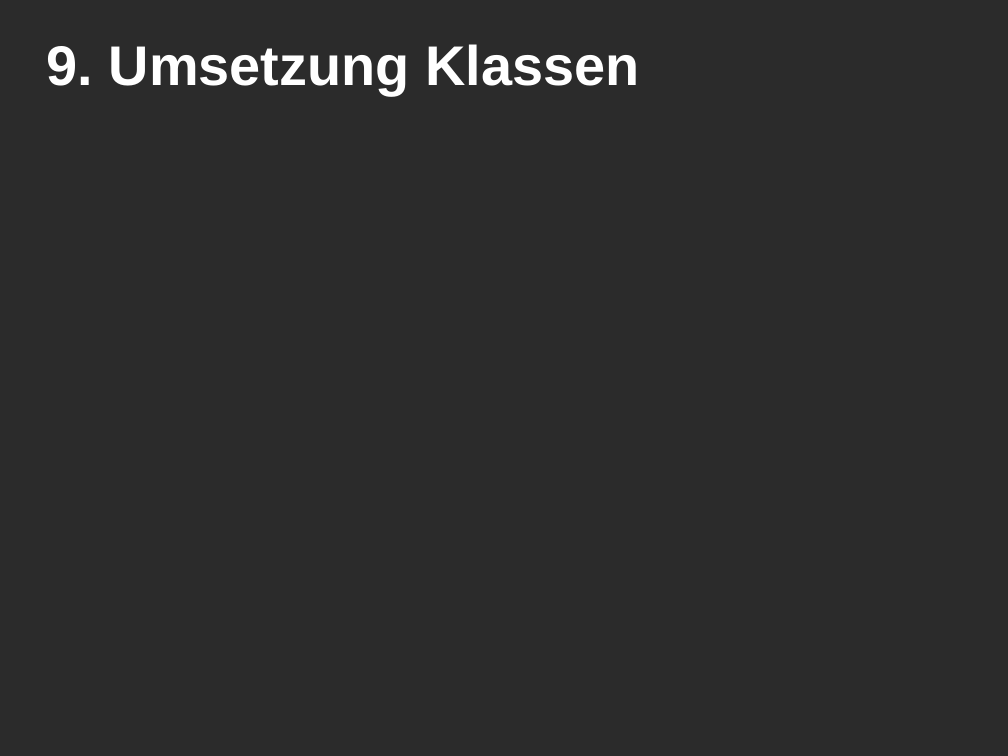
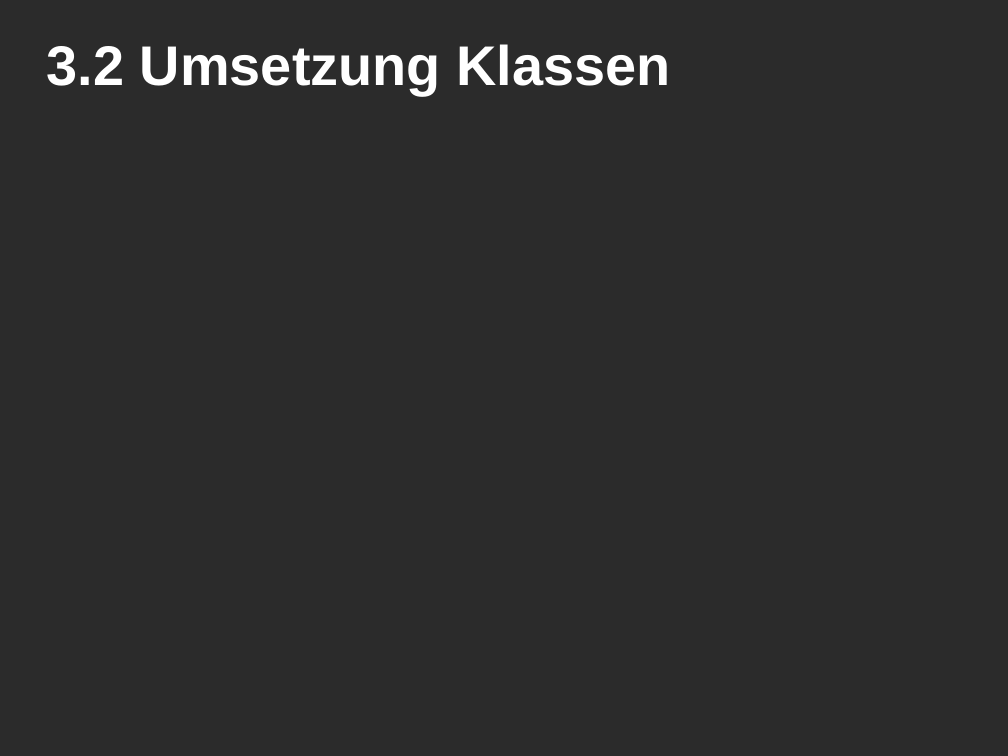
Before and after one commit to MacMuffin/Geldverleih, a slide deck: slide 12 of Geldverleih/geldverleih_präsi.odp. Drawn at 1008x756 pixels with LibreOffice and Linux fonts; fonts in the diff are those of the drawing; background and template pictures are left out; a plain dark background stands for a picture behind light text. Boxes give left, top, right and bottom in pixels: in the first picture for what was removed or moved away, otherwise in the second. Text is boxed around its words. In the diff, an @@ line names an element or a change of style, - is before the commit and + after.

```diff
--- a/Geldverleih/geldverleih_präsi.odp
+++ b/Geldverleih/geldverleih_präsi.odp
@@ title at bbox=[47, 44, 670, 95]: text changed @@
-9. Umsetzung Klassen
+3.2 Umsetzung Klassen
```
Also in this commit, not shown: 9 other slides changed, 9 other files.
